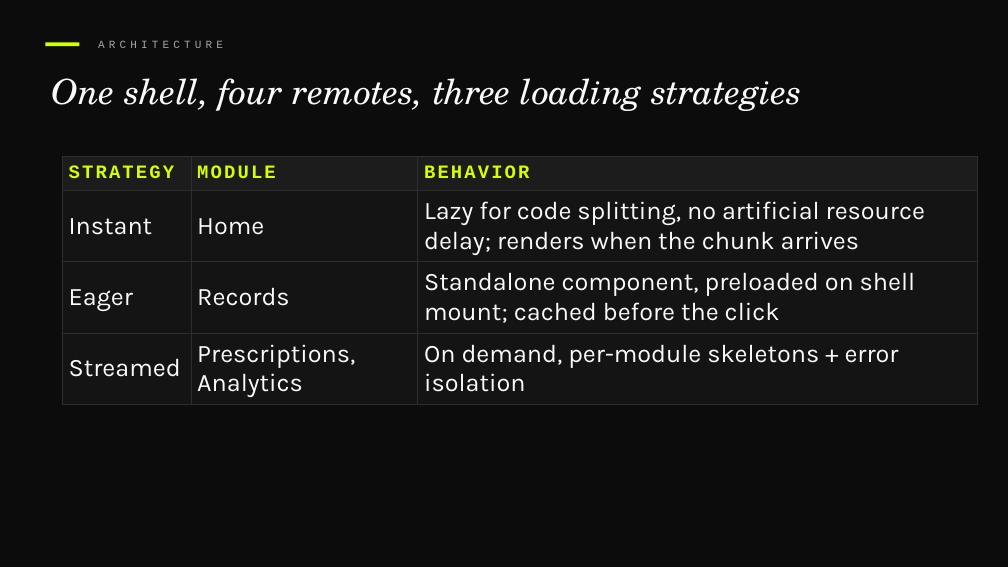
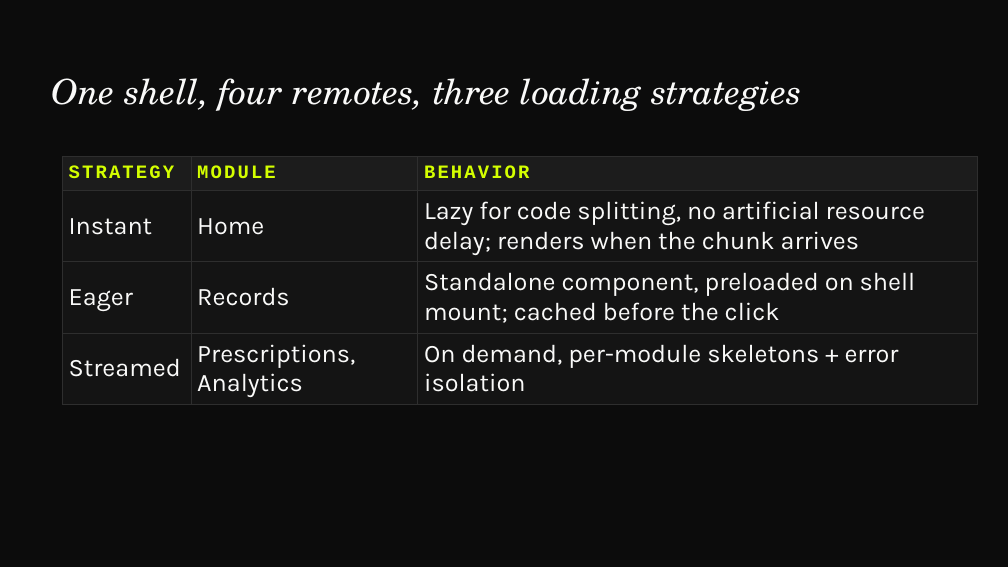
Before and after one commit to devlinduldulao/module-federation-demo, a slide deck: slide 9 of presentation/module-federation.pptx. Drawn at 1008x567 pixels with LibreOffice and Linux fonts; fonts in the diff are those of the drawing. Boxes give left, top, right and bottom in pixels: in the first picture for what was removed or moved away, otherwise in the second. Text is boxed around its words. In the diff, an @@ line names an element or a change of style, - is before the commit and + after.

Commit message:
updated

```diff
--- a/presentation/module-federation.pptx
+++ b/presentation/module-federation.pptx
@@ rectangle removed at [45, 42, 79, 46] @@
@@ text removed at [98, 40, 223, 48] @@
-ARCHITECTURE
```
Also in this commit, not shown: 33 other slides changed.
